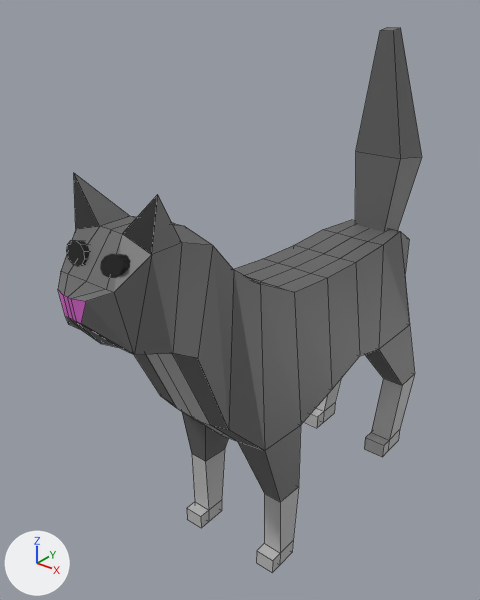
One commit to the Blender file assets/models/npc_friend/cat.blend: the scene before it, then after it.
The view is the same before and after, from a camera (50 mm lens) standing at (3.84, -5.14, 3.61) and looking at (-0.35, 0.09, 0.37). The axes (+X, +Y, +Z) are drawn at lower left. The lights are the same throughout. The older version comes first. Mesh edges are drawn as thin lines on the coarser meshes.
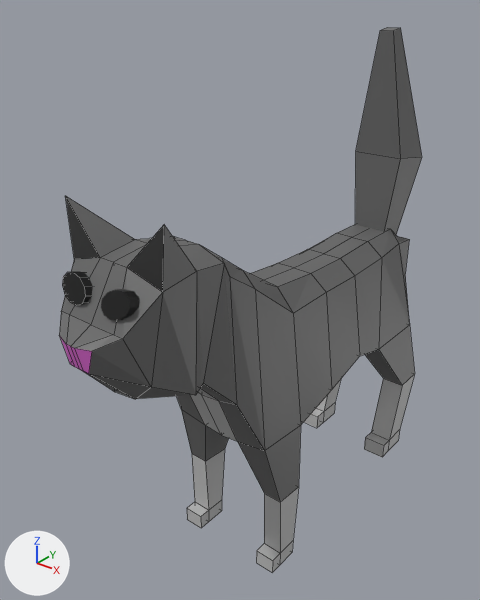
The newer file is also turned or shifted as a whole; pictures and numbers use the older file's frame.

Location of each change, [x1, y1, x2, y2] in pixels of the pictures (480 x 600 px; the box of a moved part takes in the faces that stretch with it):
'Plane', reshaped
    before: [58, 173, 415, 573]
    after: [59, 196, 415, 573]
'Cylinder.001', moved, rescaled (24% wider, 31% taller)
    before: [66, 241, 90, 266]
    after: [62, 272, 92, 305]
part 1 of me_plane_001, moved or reshaped
    before: [58, 173, 409, 451]
    after: [59, 196, 409, 451]

Patch to the scene script:
```diff
--- a/assets/models/npc_friend/cat.blend.py
+++ b/assets/models/npc_friend/cat.blend.py
@@ me_plane_001 @@
 # used by ob_plane; location = (0.0, 0.0, 0.0); rotation_euler = (0.0, 1.571, 0.0), in degrees (0, 90, 0); scale = (0.692, 0.692, 0.692)
-me_plane_001.from_pydata(...)  # 191 vertices, 205 faces; spans x -3.19..3.72, y -3.49..4.07, z -1.0..1.0
+me_plane_001.from_pydata(...)  # 191 vertices, 205 faces; spans x -2.9..3.72, y -3.54..4.07, z -1.0..1.0
+# me_plane_001 part 1: 72 of 191 vertices moved; they spanned x -3.19..0.61, y -3.49..3.63, z -0.77..0.77 and now span x -2.9..0.28, y -3.54..3.63, z -0.91..0.91; mean shift (0.35, 0.09, 0.0); largest move (-1.4, -3.12, 0.33) -> (-0.66, -2.99, 0.39)
 me_plane_001.materials.append(mat_material)
@@ me_cylinder_001 @@
 # used by ob_cylinder_001; location = (-0.21, -2.01, 1.62); rotation_euler = (-3.953, 1.119, -2.472), in degrees (-226, 64, -142); scale = (0.0911, 0.125, -0.147)
-me_cylinder_001.from_pydata(...)  # 22 vertices, 13 faces; spans x -0.99..0.99, y -0.96..1.0, z -1.0..1.0
+me_cylinder_001.from_pydata(...)  # 22 vertices, 13 faces; spans x 2.02..4.61, y -1.7..0.86, z -2.11..0.51
+# me_cylinder_001 part 2: the whole mesh is scaled about its middle by 1.31, then moved by (3.32, -0.44, -0.8)
 me_cylinder_001.materials.append(mat_material_001)
```
